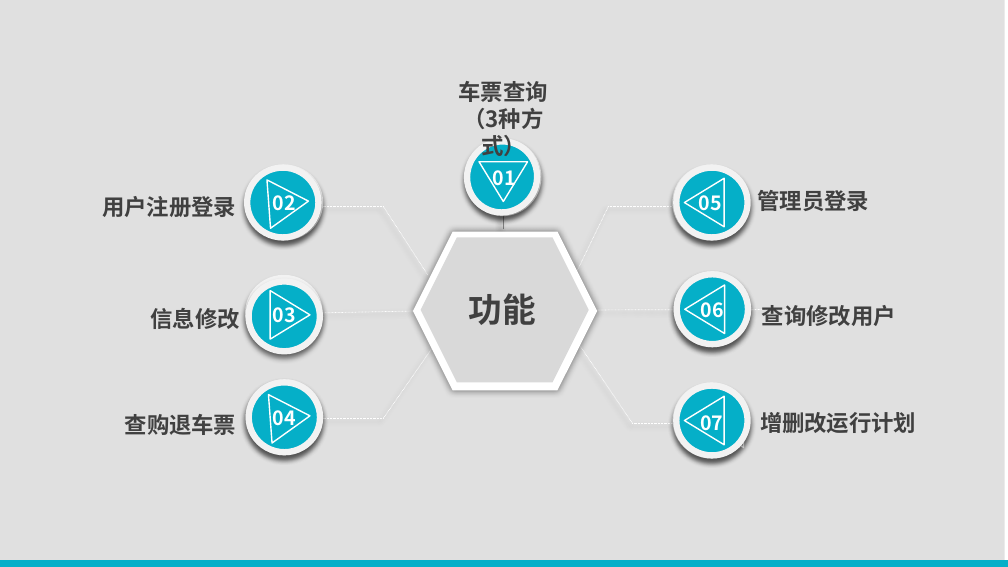
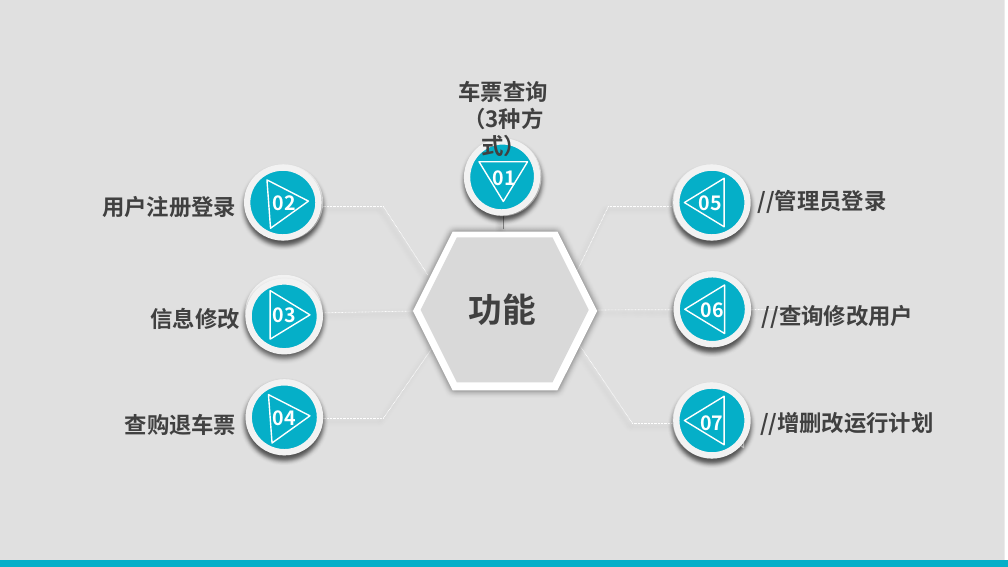
Before and after one commit to TimerChen/TrainTickets, a slide deck: slide 4 of Presentation/presentation.pptx. Drawn at 1008x567 pixels with LibreOffice and Linux fonts; fonts in the diff are those of the drawing. Boxes give left, top, right and bottom in pixels: in the first picture for what was removed or moved away, otherwise in the second. Text is boxed around its words. In the diff, an @@ line names an element or a change of style, - is before the commit and + after.

```diff
--- a/Presentation/presentation.pptx
+++ b/Presentation/presentation.pptx
@@ text at (x1=758, y1=190, x2=887, y2=213): text changed @@
-管理员登录
+//管理员登录
@@ text at (x1=762, y1=305, x2=913, y2=328): text changed @@
-查询修改用户
+//查询修改用户
@@ text at (x1=760, y1=412, x2=934, y2=435): text changed @@
-增删改运行计划
+//增删改运行计划
```
Also in this commit, not shown: 1 other slide changed, 5 slides added, 16 other files.
